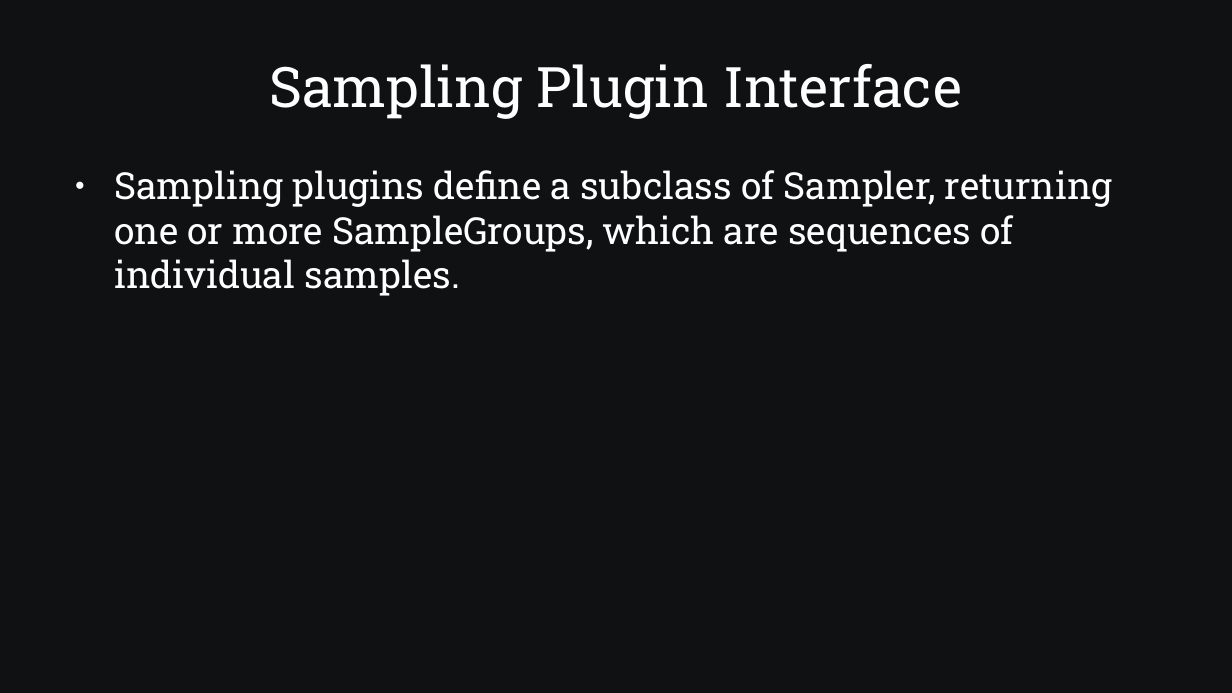
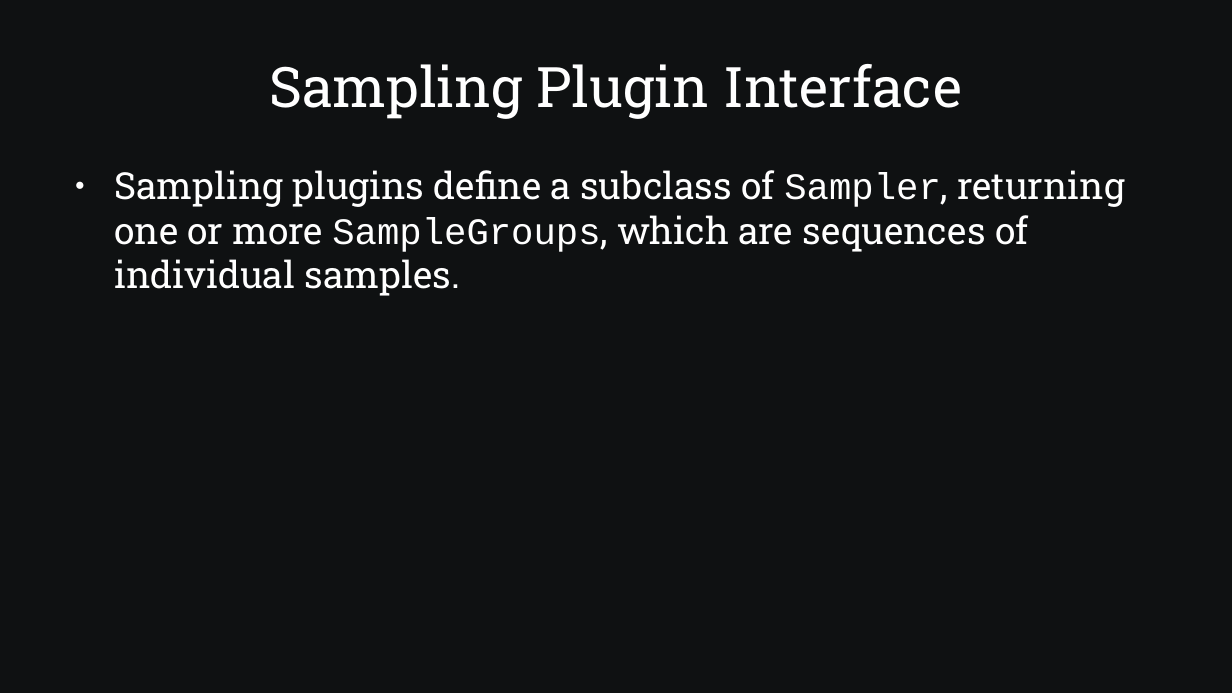
Before and after one commit to SamAllen06/lake_temp_work, a slide deck: slide 10 of documentation/for_collaborators/TestingSoftwareOverview.odp. Drawn at 1232x693 pixels with LibreOffice and Linux fonts; fonts in the diff are those of the drawing. Boxes give left, top, right and bottom in pixels: in the first picture for what was removed or moved away, otherwise in the second. Text is boxed around its words. In the diff, an @@ line names an element or a change of style, - is before the commit and + after.

```diff
--- a/documentation/for_collaborators/TestingSoftwareOverview.odp
+++ b/documentation/for_collaborators/TestingSoftwareOverview.odp
@@ text "Sampling plugins define a subclass ..." at (114, 170, 1125, 296): font Roboto Slab to Courier New in "Sampler, SampleGroups," @@
```
Also in this commit, not shown: 7 other slides changed, 1 other file.
